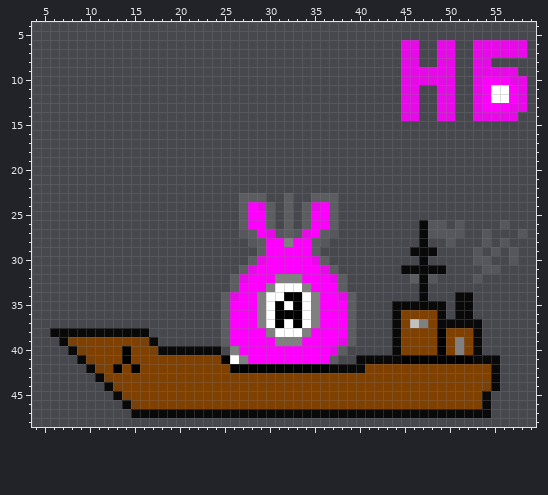
One commit to this pixel-art sprite: public/figures/NB.png. The picture above was drawn from the file before the commit.
The file is 64x64 pixels. Shown: x 4..59, y 4..48.
New version:
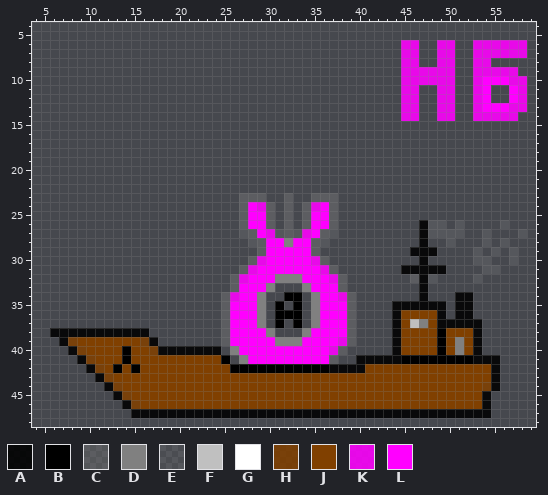
Palette (. is transparent): A #000000df  B #000000  C #80808060  D #808080  E #c0c0c020  F #c0c0c0  G #ffffff  H #804000df  J #804000  K #ff00ffdf  L #ff00ff
Change:
Colour G is gone in rows 11 to 12 at x 55 to 56; in row 33 at x 31 to 33; in row 34 at x 30 to 31 and 34; in row 35 at x 30, 32 and 34; in row 36 at x 30 and 34; in row 37 at x 30, 32 and 34.
Colour G is gone in row 38 at x 31 to 33; in row 41 at x 26.
Boxes around the changes in both pictures, in picture pixels (x1, y1, x2, y2):
erased: (491, 85, 509, 103)
erased: (230, 283, 311, 364)
